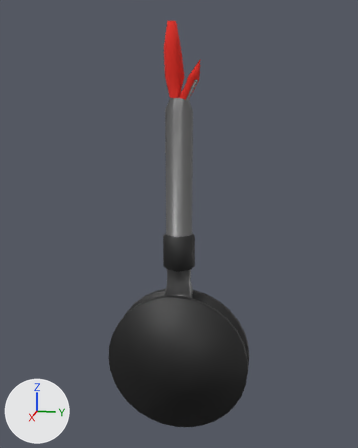
Two versions of the FBX model Assets/Graphics/Models/trainBrake.fbx, one commit apart.
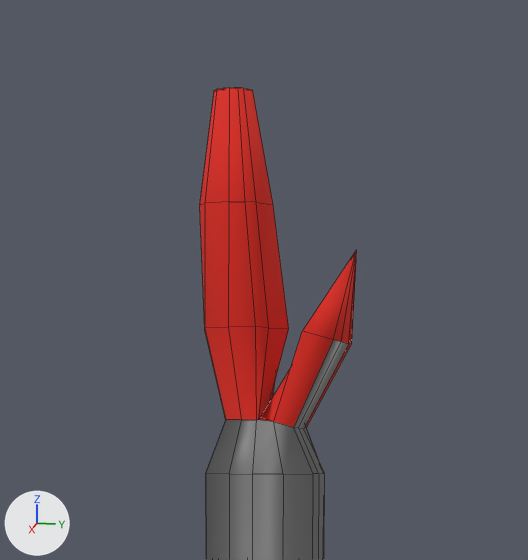
Old and new are each drawn whole from a 50 mm lens placed at (6.4, 1.28, 3.59), pointed at (-0.05, -0.01, 1.98) and again close up on the part from 33% to 67% of the width and 0% to 29% of the height. The lights are fixed; the arrows at lower left show +X, +Y and +Z. The last two pictures show the newer version. The close-ups show mesh edges as thin lines.
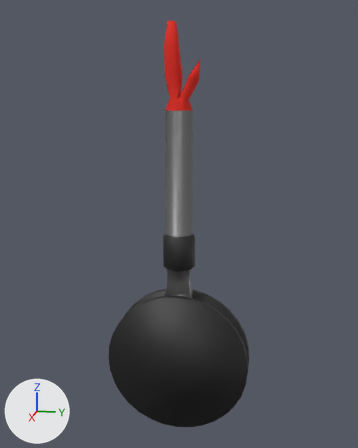
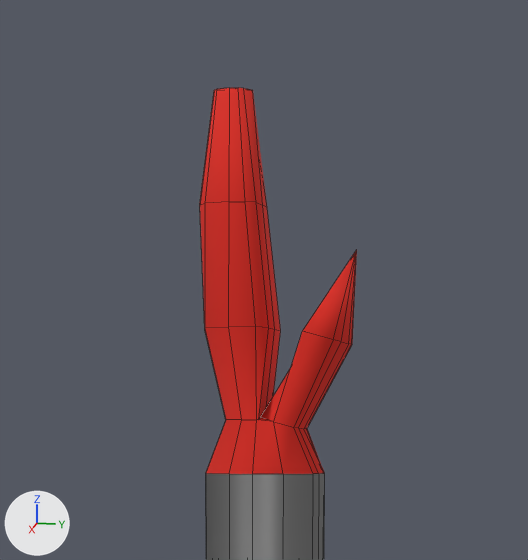
The change, as a list of edits to the scene's bpy script:
```text
Change me_cylinder:
    used by ob_cylinder; location = (0.0, 0.0, 0.0)
    remove me_cylinder.from_pydata(...)  # 421 vertices, 386 faces; spans x -0.22..0.22, y -1.0..1.0, z -1.0..4.56
    add me_cylinder.from_pydata(...)  # 393 vertices, 364 faces; spans x -0.22..0.22, y -1.0..1.0, z -1.0..4.56
    me_cylinder part 1
    28 vertices are removed from x -0.06..0.06, y -0.15..-0.06, z 4.56
    40 faces are deleted
    4 vertices move from x -0.04..0.0, y 0.02..0.17, z 3.64..4.25 to x -0.01..0.0, y -0.01..0.26, z 3.62..4.25
    18 new faces join them, mat_handle (red #e73429)
    me_cylinder part 2: 19 faces spanning x -0.18..0.18, y -0.18..0.26, z 3.49..3.86 switch from mat_metal (grey #868686) to mat_handle (red #e73429)
```

Pixel boxes (x1, y1, x2, y2) of what changed, in the close-ups (528 x 560 px):
part 1 of me_cylinder, cut back
    before: (200, 88, 357, 427)
    after: (200, 88, 357, 429)
part 2 of me_cylinder, recoloured (grey to red)
    both: (206, 340, 349, 474)
